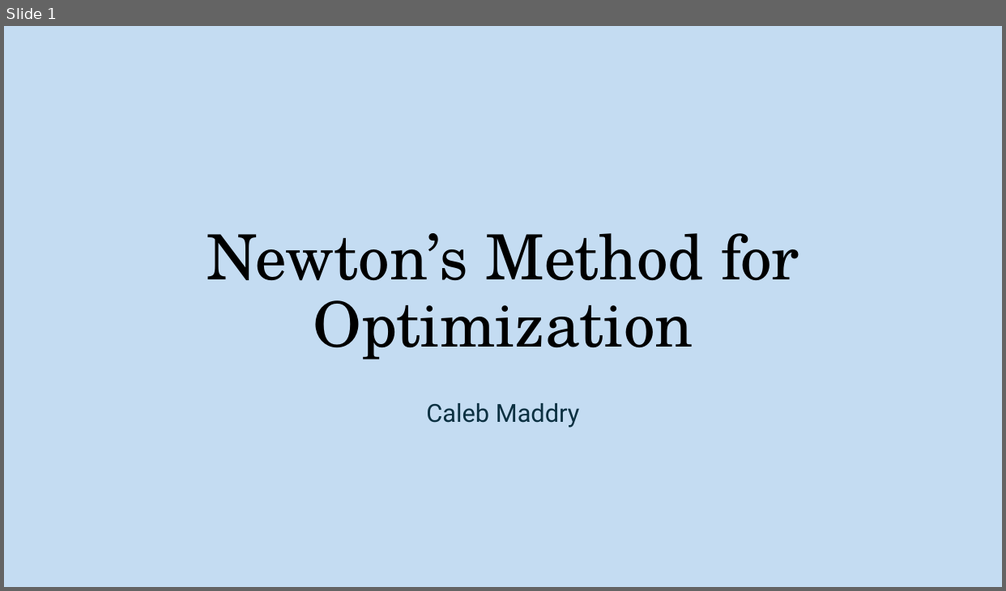
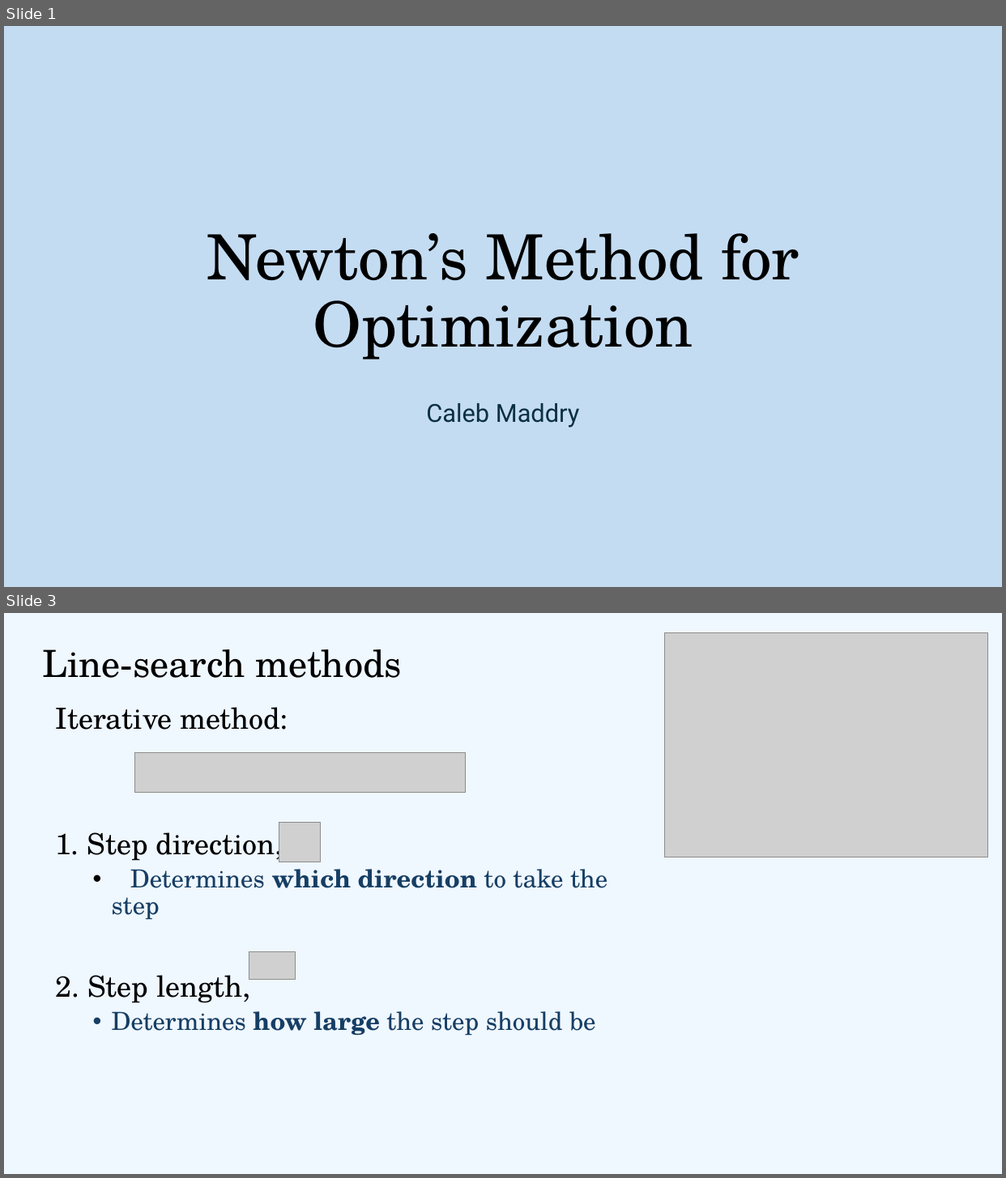
Before and after one commit to cmaddry/APPM-4600, a slide deck: Final Project/Presentation/APPM 4600 Final Presentation.pptx. Shown one above the other, each under a label of ours: slide 1 before the commit, slides 1 and 3 after it; the slides between them are not shown. The pictures are 1006x591 and 1006x1178 pixels, drawn with LibreOffice and Linux fonts; fonts in the diff are those of the drawing; grey boxes stand for pictures. Boxes give left, top, right and bottom in pixels: in the first picture for what was removed or moved away, otherwise in the second. Text is boxed around its words. In the diff, an @@ line names an element or a change of style, - is before the commit and + after.

```diff
--- a/Final Project/Presentation/APPM 4600 Final Presentation.pptx
+++ b/Final Project/Presentation/APPM 4600 Final Presentation.pptx
@@ slide 3 added at [4,613,1002,1174], background #EFF7FF @@
@@ picture added at [665,633,987,858] @@
@@ title added at [42,649,402,678], 36 pt, text #000000 @@
+Line-search methods
@@ text added at [55,707,607,1036], 24 pt, text #163E64 @@
+Iterative method:
+1. Step direction,
+  • Determines which direction to take the step
+2. Step length,
+  • Determines how large the step should be
@@ picture added at [135,753,466,793] @@
@@ picture added at [279,823,321,862] @@
@@ picture added at [249,952,296,980] @@
```
Also in this commit, not shown: 1 slide changed, 14 other slides added, 1 slide removed, 23 other files.
